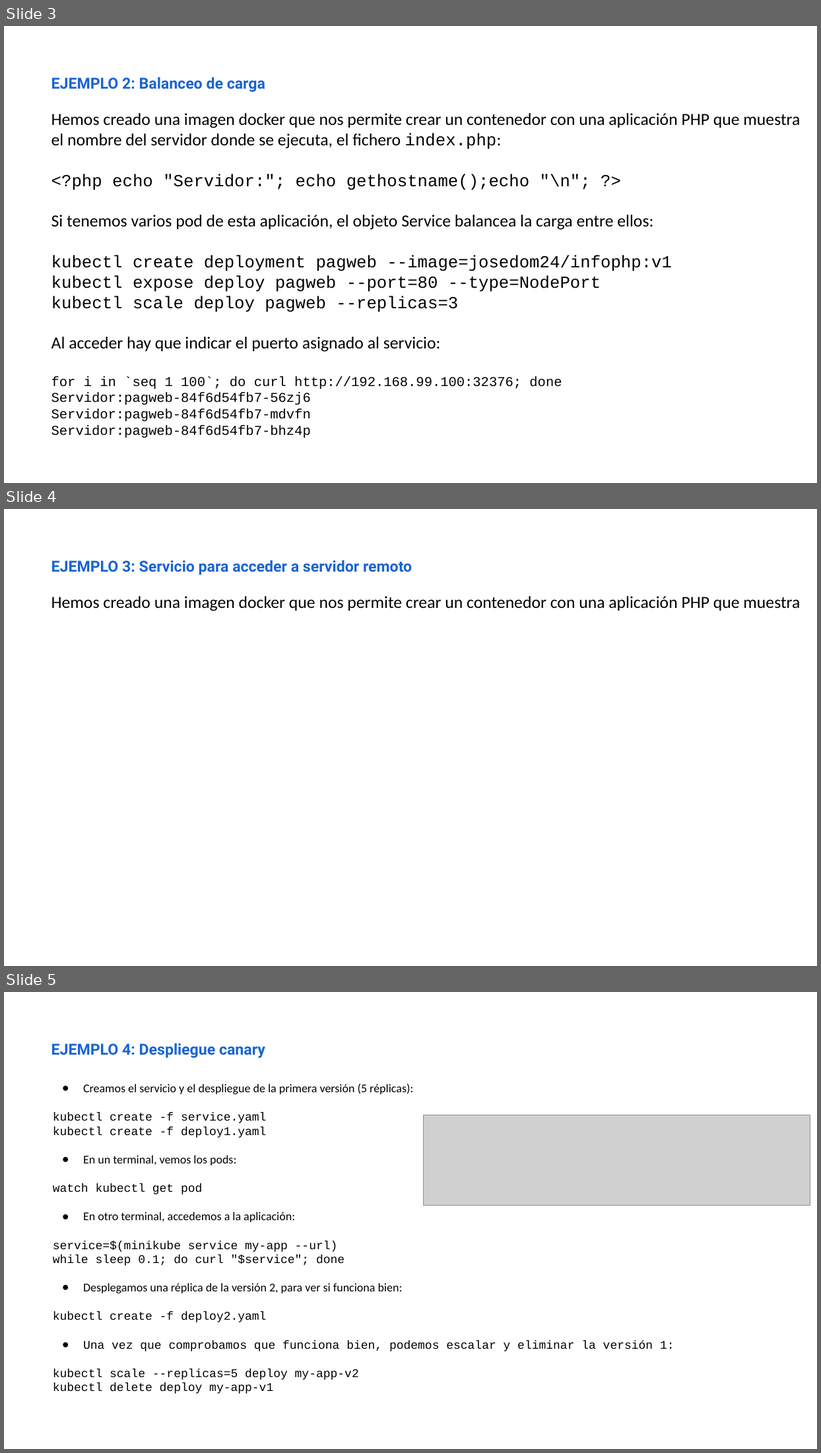
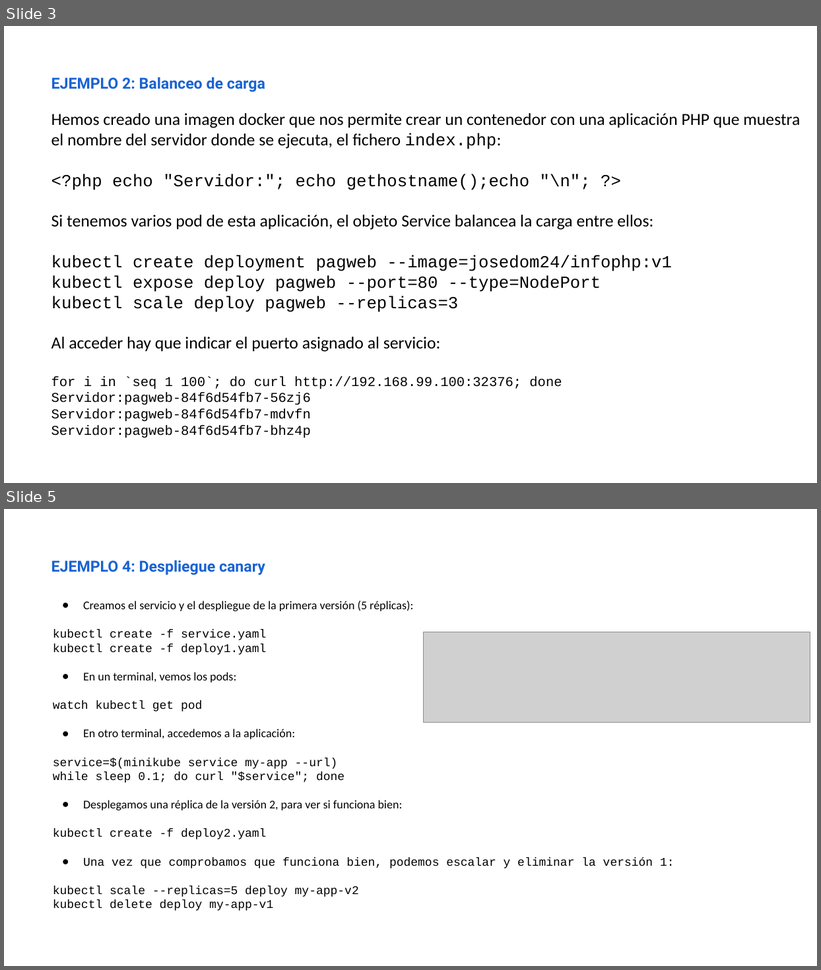
Before and after one commit to iesgn/curso_kubernetes_2020, a slide deck: unidad4/presentacion_unidad4.odp. Shown one above the other, each under a label of ours: slides 3, 4 and 5 before the commit, slides 3 and 5 after it; the slides between them are not shown. The pictures are 821x1453 and 821x970 pixels, drawn with LibreOffice and Linux fonts; fonts in the diff are those of the drawing; grey boxes stand for pictures. Boxes give left, top, right and bottom in pixels: in the first picture for what was removed or moved away, otherwise in the second. Text is boxed around its words. In the diff, an @@ line names an element or a change of style, - is before the commit and + after.

Commit message:
Ejemplo 3: Acceso a servidor remoto

```diff
--- a/unidad4/presentacion_unidad4.odp
+++ b/unidad4/presentacion_unidad4.odp
@@ slide 4 removed at (4,509,817,966), background #FFFFFF @@
@@ text removed at (52,560,412,575) @@
-EJEMPLO 3: Servicio para acceder a servidor remoto
@@ text removed at (52,596,800,611) @@
-Hemos creado una imagen docker que nos permite crear un contenedor con una aplicación PHP que muestra
```
Also in this commit, not shown: 1 slide added, 4 other files.
